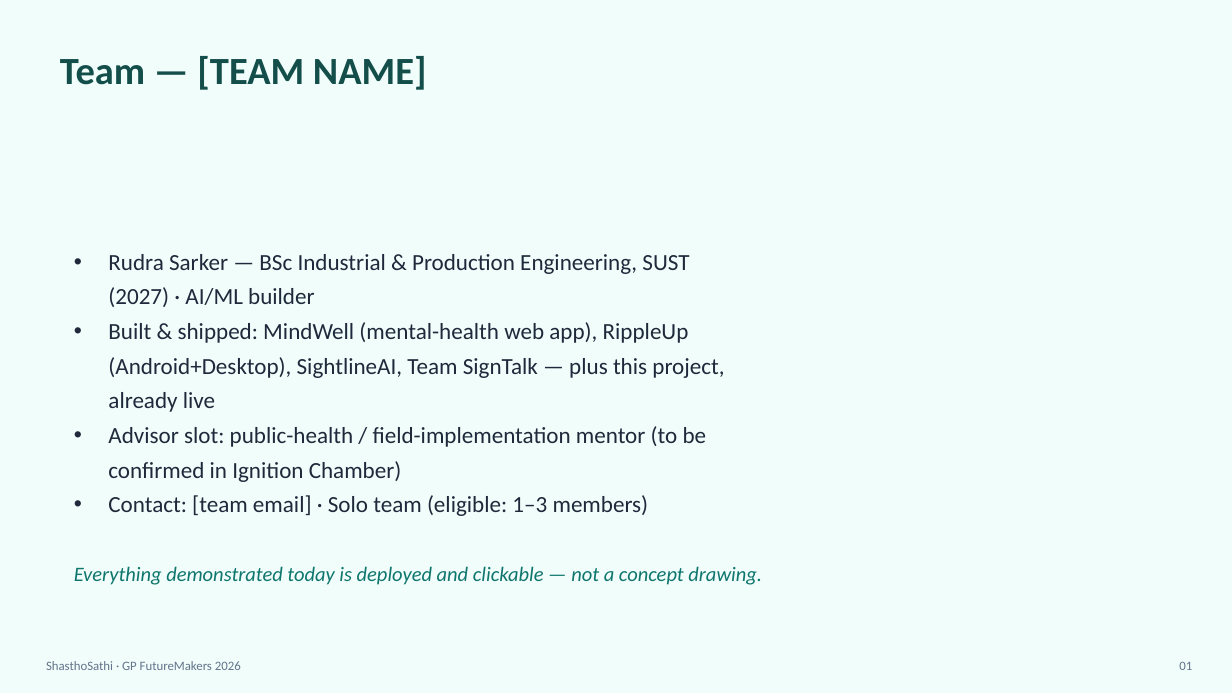
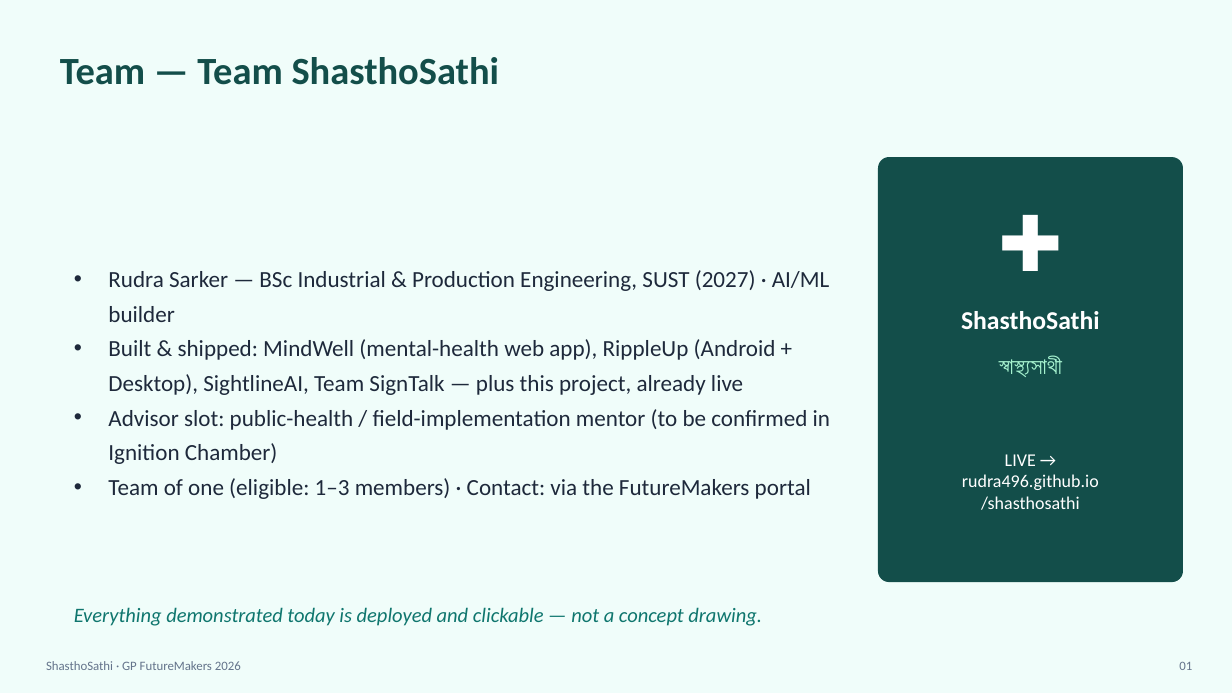
Before and after one commit to rudra496/shasthosathi, a slide deck: slide 1 of gp_submission/ShasthoSathi_GP_Deck.pptx. Drawn at 1232x693 pixels with LibreOffice and Linux fonts; fonts in the diff are those of the drawing. Boxes give left, top, right and bottom in pixels: in the first picture for what was removed or moved away, otherwise in the second. Text is boxed around its words. In the diff, an @@ line names an element or a change of style, - is before the commit and + after.

```diff
--- a/gp_submission/ShasthoSathi_GP_Deck.pptx
+++ b/gp_submission/ShasthoSathi_GP_Deck.pptx
@@ text at [60, 57, 500, 85]: text changed @@
-Team — [TEAM NAME]
+Team — Team ShasthoSathi
@@ rounded rectangle added at [878, 157, 1183, 582], fill #134E4A @@
@@ text added at [878, 185, 1183, 296], 60 pt, text #FFFFFF, bold @@
+✚
@@ text added at [961, 311, 1100, 329], 20 pt, text #FFFFFF, bold @@
+ShasthoSathi
@@ text at [108, 339, 776, 395]: spaces changed @@
-• Built & shipped: MindWell (mental-health web app), RippleUp (Android+Desktop), SightlineAI, Team SignTalk — plus this project, already live
+• Built & shipped: MindWell (mental-health web app), RippleUp (Android + Desktop), SightlineAI, Team SignTalk — plus this project, already live
@@ text added at [999, 355, 1062, 377], 18 pt, text #A7F3D0 @@
+স্বাস্থ্যসাথী
@@ text at [108, 478, 811, 499]: text changed @@
-• Contact: [team email] · Solo team (eligible: 1–3 members)
+• Team of one (eligible: 1–3 members) · Contact: via the FutureMakers portal
@@ text added at [962, 454, 1099, 510], 14 pt, text #FFFFFF @@
+LIVE →
+rudra496.github.io
+/shasthosathi
@@ text "Everything demonstrated today is deployed ...": place and size @@
-text "Everything demonstrated today is deployed ..." at [74, 566, 762, 585]
+text "Everything demonstrated today is deployed ..." at [74, 607, 762, 626]
```
Also in this commit, not shown: 10 other slides changed, 14 other files.
